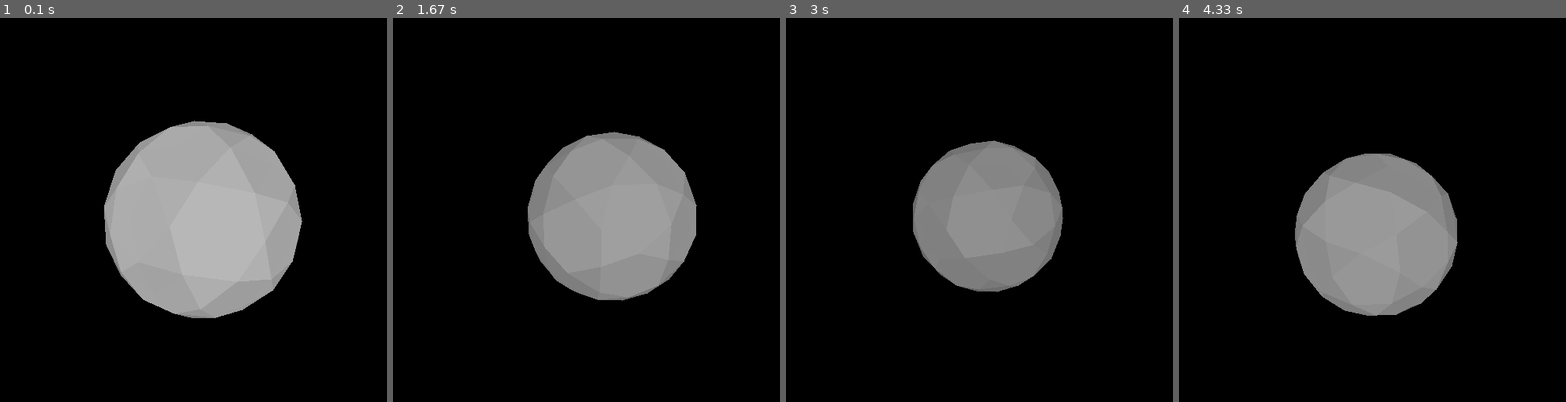
Above: before the commit, frames 1-4 (left to right).
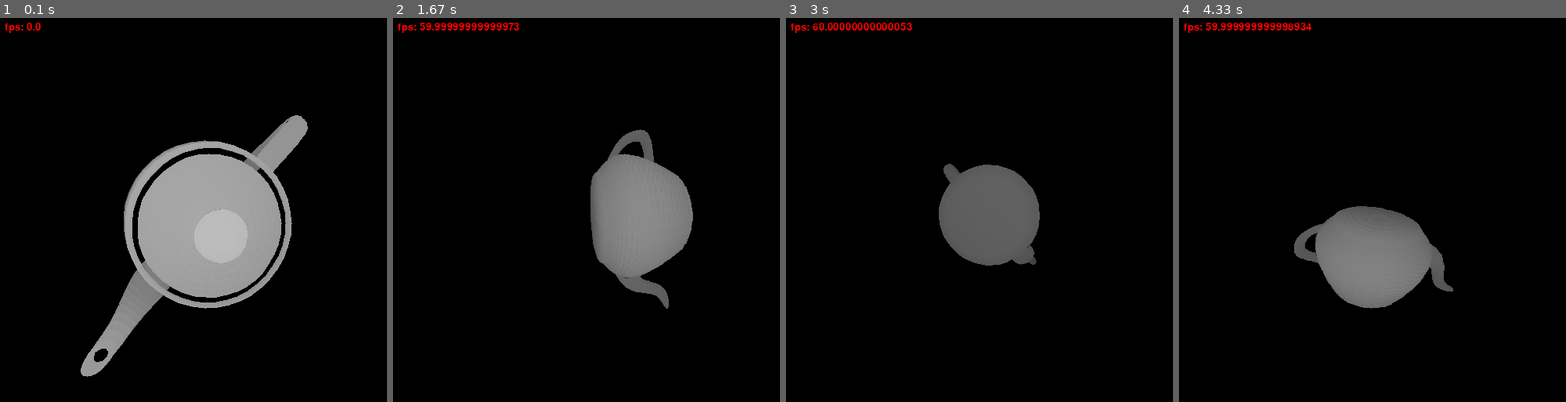
Above: after the commit, the same moments.

Repository: gunny26/pygame
Game: pygame game, started from simple_3d_engine_3.py
Two runs of this game, one before a commit and one after it. Both use one fixed random seed, a clock stepped at 60 frames per second and the inputs below.
Inputs:
- Up to frame 1 (0.1 s): no input
- Up to frame 2 (1.67 s): no input
- Up to frame 3 (3 s): no input
- Up to frame 4 (4.33 s): no input

The runs differ from the first frame. In frame 1, 9.7% of the frame differs, in the area x 1-80%, y 1-94%; in frame 2, 12%; in frame 3, 12%; in frame 4, 13%, in the area x 1-73%, y 1-78%.

Commit message:
combined matrix, fps display, final step 3, skipping to 4

Diff:
--- a/simple_3d_engine_3.py
+++ b/simple_3d_engine_3.py
@@ -321,16 +321,16 @@
     @staticmethod
     def get_translate(vec):
         """
-        get translation matrix from given Vec4d
+        get translation matrix from given Vec4d, w must be 1
         TODO: not sure if this correct
         :params f_theta <float>:
         :returns <Matrix4x4:
         """
         return Matrix4x4([
-            [ 1, 0, vec[0], 0 ],
-            [ 0, 1, vec[1], 0 ],
-            [ 0, 0, vec[2], 0 ],
-            [ 0, 0, 0, 1 ]
+            [ 1, 0, 0, 0 ],
+            [ 0, 1, 0, 0 ],
+            [ 0, 0, 1, 0 ],
+            [ vec[0], vec[1], vec[2], 1 ]
         ])
 
     @staticmethod
@@ -364,6 +364,7 @@
     try:
         surface = pygame.display.set_mode((600,600))
         pygame.init()
+        font = pygame.font.Font(None, 20) # to display FPS an some infos
         # constants
         FPS = 60
         WHITE = (255, 255, 255) # white
@@ -389,7 +390,7 @@
         light = Vec4d(0, 0, 3, 0)
         #light_direction = Vec4d(0, 0, -1, 0).normalize()
         # load from file, the self defined cube has some error
-        model = Mesh.from_file("obj_models/sphere.obj")
+        model = Mesh.from_file("obj_models/teapot.obj")
         print(model)
         model_position = Vec4d(0, 0, 5, 0)
         while True:
@@ -409,6 +410,8 @@
             rot_x = Matrix4x4.get_rot_x(f_theta)
             rot_z = Matrix4x4.get_rot_z(f_theta * 0.5)
             rot_total = rot_x.mul_matrix(rot_z) # combined matrix
+            trans = Matrix4x4.get_translate(Vec4d(0, 0, 5, 1))
+            rot_total = rot_total.mul_matrix(trans) # adding translation
 
             raster_triangles =[] # put triangles to draw in
             # do rotation, projection, translation, scaling
@@ -417,11 +420,8 @@
                 # rotate around x an z with combined rotation matrix
                 t_x = triangle * rot_total
 
-                # translate into Z
-                t_t = t_x.translate(model_position)
-
                 # project to 2D
-                t_p = t_t * projection_matrix
+                t_p = t_x * projection_matrix
 
                 # calculate normal to triangle
                 t_normal = t_p.normal().normalize()
@@ -459,6 +459,9 @@
                 # drawing triangles to show from back to front
                 draw_filled_triangle(surface, color, t_p)
                 #draw_triangle(surface, WHITE, t_p)
+            # show FPS on screen
+            fps = font.render(f"fps: {clock.get_fps()}", True, pygame.Color("red"))
+            surface.blit(fps, (50, 50))
             pygame.display.flip()
     except KeyboardInterrupt:
         print("shutting down")
